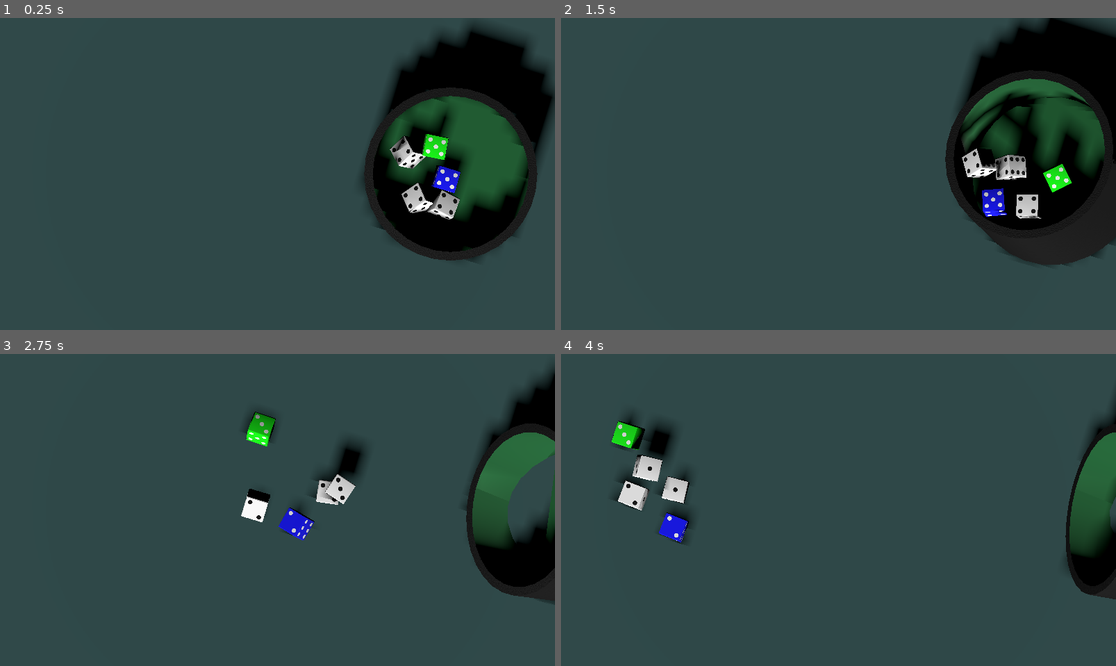
Above: before the commit, frames 1-4 (two rows, left to right).
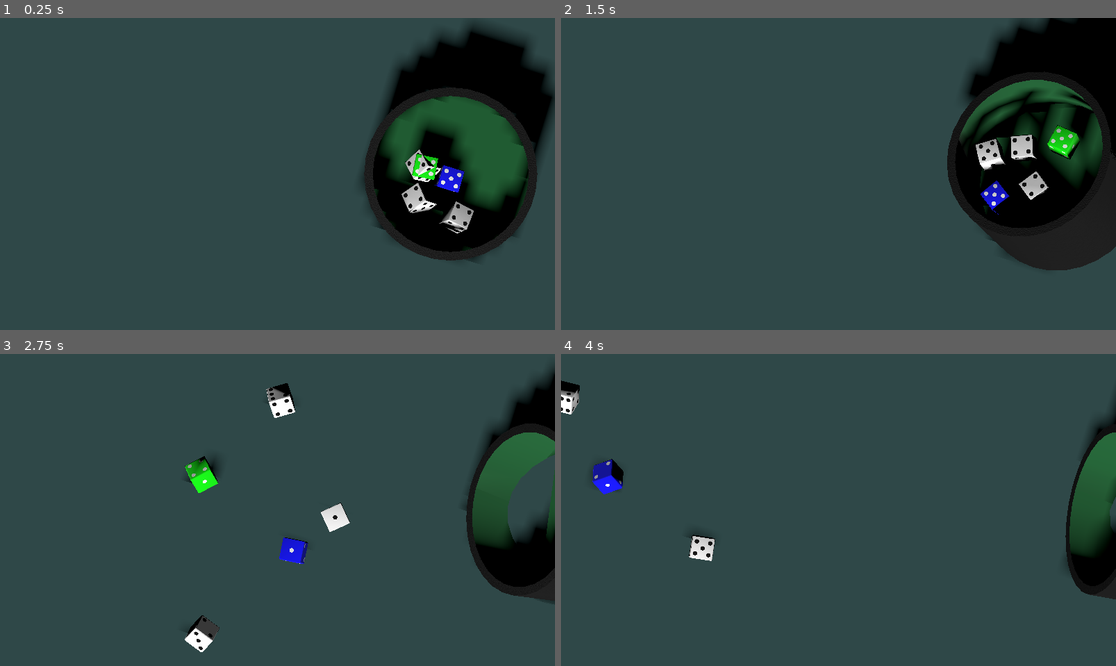
Above: after the commit, the same moments.

Repository: SangHyung-Jung/ColorDiceRollGame
Game: Godot game, scene res://placeholder.tscn
Two runs of this game, one before a commit and one after it. Both use one fixed random seed, a clock stepped at 60 frames per second and the inputs below.
Inputs (mouse positions are in pixels of both pictures, inside the frame that each line leads up to):
- Up to frame 1 (0.25 s): no input
- Up to frame 2 (1.5 s): tap Enter at 0.5 s; move the mouse to (960, 158) at 0.52 s; tap C at 0.6, 1.35 s; click (960, 158) at 0.67 s; tap Space at 1.25 s; move the mouse to (727, 189) at 1.27 s; click (727, 189) at 1.42 s
- Up to frame 3 (2.75 s): move the mouse to (333, 441) at 2.02 s; tap C at 2.1 s; click (333, 441) at 2.17 s
- Up to frame 4 (4 s): move the mouse to (810, 572) at 2.77 s; tap C at 2.85, 3.6 s; click (810, 572) at 2.92 s; move the mouse to (1005, 556) at 3.52 s; click (1005, 556) at 3.67 s

The runs differ from the first frame. In frame 1, 2.6% of the frame differs, in the area x 67-96%, y 26-70%; in frame 2, 6.2%, in the area x 69-100%, y 0-81%; in frame 3, 4.0%; in frame 4, 3.6%.

Commit message:
fix dice roll

Diff:
--- a/cup.tscn
+++ b/cup.tscn
@@ -77,18 +77,18 @@
 
 [node name="CollisionOuter" type="CSGCylinder3D" parent="PhysicsBody/CollisionMesh"]
 transform = Transform3D(1, 0, 0, 0, 1, 0, 0, 0, 1, 0, -2.5, 0)
-radius = 8.0
-height = 9.0
+radius = 7.0
+height = 7.0
 sides = 16
 
 [node name="CollisionInner" type="CSGCylinder3D" parent="PhysicsBody/CollisionMesh"]
+transform = Transform3D(1, 0, 0, 0, 1, 0, 0, 0, 1, 0, -0.5, 0)
 operation = 2
-radius = 4.5
+radius = 4.0
 height = 4.5
 sides = 16
 
 [node name="InsideArea" type="Area3D" parent="PhysicsBody"]
 
 [node name="CollisionShape3D" type="CollisionShape3D" parent="PhysicsBody/InsideArea"]
-transform = Transform3D(1, 0, 0, 0, 1, 0, 0, 0, 1, 0, 1.025, 0)
 shape = SubResource("CylinderShape3D_ponjl")
--- a/scripts/components/cup.gd
+++ b/scripts/components/cup.gd
@@ -20,9 +20,11 @@
 var shake_time := 0.0          # 흔들기 애니메이션 누적 시간
 
 # === 흔들기 애니메이션 파라미터 ===
-const SHAKE_SPEED := 18.0      # 흔들기 속도 (높을수록 빠름)
-const TILT_AMOUNT := 15.0      # 기울기 정도 (도 단위)
-const SHAKE_RADIUS := 1.0      # 원형 흔들기 반지름
+const SHAKE_SPEED := 18.0      # 흔들기 속도 (더 빠르게)
+const TILT_AMOUNT := 20.0      # 기울기 정도 (더 크게)
+const SHAKE_RADIUS := 1.0      # 원형 흔들기 반지름 (더 크게)
+const VERTICAL_SHAKE := 0.8    # 수직 흔들기 강도 (Y축 움직임)
+const DICE_SHAKE_FORCE := 3.0  # 흔들기 중 주사위에 가할 힘
 
 # 대각선 흔들기를 위한 이동 벡터
 # 우측 상단에서 좌측 하단으로 움직이는 3D 방향
@@ -55,10 +57,11 @@
 	# 설정된 흔들기 타입에 따라 다른 애니메이션 실행
 	match current_shake_type:
 		ShakeType.CIRCULAR:
-			# 원형 궤도 이동 계산
+			# 원형 궤도 이동 계산 (Y축 움직임 추가)
 			var offset_x = cos(shake_time) * SHAKE_RADIUS
 			var offset_z = sin(shake_time) * SHAKE_RADIUS
-			global_position = initial_position + Vector3(offset_x, 0, offset_z)
+			var offset_y = sin(shake_time * 2.3) * VERTICAL_SHAKE  # 수직 진동 추가
+			global_position = initial_position + Vector3(offset_x, offset_y, offset_z)
 
 			# 원형 움직임에 맞는 자연스러운 기울기 애니메이션
 			var tilt_x = sin(shake_time * 0.9) * TILT_AMOUNT
@@ -67,14 +70,20 @@
 			rotation_degrees.z = initial_rotation.z + tilt_z
 
 		ShakeType.DIAGONAL:
-			# 대각선 왕복 움직임 (역동적인 패턴)
+			# 대각선 왕복 움직임 (역동적인 패턴 + Y축 움직임)
 			var movement_factor = sin(shake_time)
-			global_position = initial_position + DIAGONAL_VECTOR * movement_factor
+			var vertical_factor = sin(shake_time * 1.7) * VERTICAL_SHAKE  # 다른 주기로 수직 움직임
+			var movement_vector = DIAGONAL_VECTOR * movement_factor + Vector3(0, vertical_factor, 0)
+			global_position = initial_position + movement_vector
 
 			# 대각선 움직임에 맞는 동적 기울기
 			var tilt = TILT_AMOUNT * movement_factor
 			rotation_degrees.z = initial_rotation.z + tilt
 			rotation_degrees.x = initial_rotation.x - tilt
+
+	# 흔들기 중 컵 내부 주사위들에 힘 적용
+	_apply_shake_forces_to_dice()
+
 
 
 ## 흔들기 시작 - 이미 흔들고 있다면 무시
@@ -134,3 +143,46 @@
 func reset() -> void:
 	global_position = initial_position
 	rotation_degrees = initial_rotation
+
+## 흔들기 중에 컵 내부 주사위들에 힘을 가해 더 활발하게 움직이게 함
+func _apply_shake_forces_to_dice() -> void:
+	# 컵 안에 있는 주사위들 찾기
+	var dice_in_cup = inside_area.get_overlapping_bodies()
+
+	# 매 프레임마다 적용하면 너무 강하므로 간헐적으로 적용
+	if int(shake_time * 10) % 3 == 0:  # 0.3초마다 적용
+		for body in dice_in_cup:
+			if body.has_method("apply_central_impulse"):
+				# 컵 움직임 방향에 따른 힘 계산
+				var shake_direction = Vector3.ZERO
+				match current_shake_type:
+					ShakeType.CIRCULAR:
+						shake_direction = Vector3(
+							-sin(shake_time) * DICE_SHAKE_FORCE,
+							cos(shake_time * 2.3) * DICE_SHAKE_FORCE * 0.5,
+							cos(shake_time) * DICE_SHAKE_FORCE
+						)
+					ShakeType.DIAGONAL:
+						var factor = cos(shake_time)
+						shake_direction = Vector3(
+							DIAGONAL_VECTOR.x * factor * DICE_SHAKE_FORCE,
+							sin(shake_time * 1.7) * DICE_SHAKE_FORCE * 0.6,
+							DIAGONAL_VECTOR.z * factor * DICE_SHAKE_FORCE
+						)
+
+				# 랜덤 요소 추가로 더 자연스러운 움직임
+				shake_direction += Vector3(
+					randf_range(-2, 2),
+					randf_range(-1, 3),
+					randf_range(-2, 2)
+				)
+
+				body.apply_central_impulse(shake_direction)
+
+				# 회전력도 추가
+				if body.has_method("apply_torque_impulse"):
+					body.apply_torque_impulse(Vector3(
+						randf_range(-5, 5),
+						randf_range(-3, 3),
+						randf_range(-5, 5)
+					))
--- a/scripts/components/dice_spawner.gd
+++ b/scripts/components/dice_spawner.gd
@@ -70,6 +70,14 @@
 		dice.add_to_group('dice')  # 주사위 그룹에 추가 (선택용)
 		dice.freeze = false  # 물리 활성화
 		dice.linear_velocity.y = GameConstants.DICE_SPAWN_VELOCITY  # 초기 하향 속도
+
+		# 컵 내부에서도 약간의 회전력 적용 (자연스러운 움직임)
+		dice.apply_torque_impulse(Vector3(
+			randf_range(GameConstants.DICE_TORQUE_RANGE.x * 0.3, GameConstants.DICE_TORQUE_RANGE.y * 0.3),
+			randf_range(GameConstants.DICE_TORQUE_RANGE.x * 0.3, GameConstants.DICE_TORQUE_RANGE.y * 0.3),
+			randf_range(GameConstants.DICE_TORQUE_RANGE.x * 0.3, GameConstants.DICE_TORQUE_RANGE.y * 0.3)
+		))
+
 		dice_nodes.append(dice)
 
 		print("주사위 ", i, " 생성 완료. dice_nodes 크기: ", dice_nodes.size())
@@ -131,11 +139,20 @@
 
 func apply_dice_impulse() -> void:
 	for dice in dice_nodes:
+		# 더 강한 중앙 힘 적용 (X, Y, Z축 모두)
 		dice.apply_central_impulse(Vector3(
 			randf_range(GameConstants.DICE_IMPULSE_RANGE.x, GameConstants.DICE_IMPULSE_RANGE.y),
 			randf_range(GameConstants.DICE_IMPULSE_Y_RANGE.x, GameConstants.DICE_IMPULSE_Y_RANGE.y),
-			0
-		))
+			randf_range(GameConstants.DICE_IMPULSE_Z_RANGE.x, GameConstants.DICE_IMPULSE_Z_RANGE.y)
+		))
+
+		# 회전력 추가로 더 많이 굴리게 함
+		dice.apply_torque_impulse(Vector3(
+			randf_range(GameConstants.DICE_TORQUE_RANGE.x, GameConstants.DICE_TORQUE_RANGE.y),
+			randf_range(GameConstants.DICE_TORQUE_RANGE.x, GameConstants.DICE_TORQUE_RANGE.y),
+			randf_range(GameConstants.DICE_TORQUE_RANGE.x, GameConstants.DICE_TORQUE_RANGE.y)
+		))
+
 		dice.rolling = true
 
 func display_dice_results(roll_results: Dictionary) -> void:
@@ -198,7 +215,7 @@
 		var theta: float = randf() * TAU
 		var margin: float = 0.30
 		var rr: float = max(0.0, r - margin) * sqrt(randf())
-		var yy: float = -h * 0.5 + h * 0.70  # 내부 높이 70% 지점
+		var yy: float = -h * 0.5 + h * 0.3  # 내부 높이 70% 지점
 		var local := Vector3(rr * cos(theta), yy, rr * sin(theta))
 
 		print("  로컬 계산: theta=", theta, ", rr=", rr, ", yy=", yy)
@@ -210,16 +227,16 @@
 		print("  새 위치: ", d.global_position)
 		print("  컵 기준 상대 위치: ", d.global_position - cup_ref.global_position)
 
-		# 초기 물리 자극 (약하게)
+		# 리셋 시에도 회전력 적용 (컵 내부에서 자연스러운 움직임)
 		d.apply_torque_impulse(Vector3(
-			randf_range(-0.6, 0.6),
-			randf_range(-0.2, 0.2),
-			randf_range(-0.6, 0.6)
+			randf_range(GameConstants.DICE_TORQUE_RANGE.x * 0.4, GameConstants.DICE_TORQUE_RANGE.y * 0.4),
+			randf_range(GameConstants.DICE_TORQUE_RANGE.x * 0.2, GameConstants.DICE_TORQUE_RANGE.y * 0.2),
+			randf_range(GameConstants.DICE_TORQUE_RANGE.x * 0.4, GameConstants.DICE_TORQUE_RANGE.y * 0.4)
 		))
 		d.apply_central_impulse(Vector3(
-			randf_range(-0.2, 0.2),
+			randf_range(-0.3, 0.3),
 			0.0,
-			randf_range(-0.2, 0.2)
+			randf_range(-0.3, 0.3)
 		))
 
 	print("=== 주사위 리셋 완료 ===")
--- a/scripts/utils/constants.gd
+++ b/scripts/utils/constants.gd
@@ -28,12 +28,12 @@
 const KEEP_COLS := 5  # 한 줄에 배치할 최대 주사위 개수
 
 # === 카메라 시스템 설정 ===
-const CAMERA_HEIGHT := 20.0  # 카메라 높이 (Y축)
+const CAMERA_HEIGHT := 30.0  # 카메라 높이 (Y축)
 const CAMERA_SIZE := 18.0  # 직교투영 시 줌 레벨 (작을수록 확대)
 const CAMERA_ROTATION := Vector3(-90, 0, 0)  # 탑뷰를 위한 카메라 회전각
 
 # === 3D 환경 설정 ===
-const FLOOR_SIZE := Vector3(50, 1, 50)  # 바닥 크기 (가로, 높이, 세로)
+const FLOOR_SIZE := Vector3(50, 0, 50)  # 바닥 크기 (가로, 높이, 세로)
 const FLOOR_COLOR := Color.DARK_SLATE_GRAY  # 바닥 색상
 
 # === 주사위 컵 설정 ===
@@ -42,8 +42,10 @@
 const CUP_SPAWN_RADIUS := 2.5  # 컵 내부 주사위 생성 반경
 
 # === 주사위 물리 시뮬레이션 ===
-const DICE_IMPULSE_RANGE := Vector2(-25, -20)  # 주사위 쏟을 때 X축 힘의 범위
-const DICE_IMPULSE_Y_RANGE := Vector2(3, 6)  # 주사위 쏟을 때 Y축 힘의 범위
+const DICE_IMPULSE_RANGE := Vector2(-35, -25)  # 주사위 쏟을 때 X축 힘의 범위 (더 강하게)
+const DICE_IMPULSE_Y_RANGE := Vector2(8, 12)  # 주사위 쏟을 때 Y축 힘의 범위 (더 높이)
+const DICE_IMPULSE_Z_RANGE := Vector2(-15, 15)  # 주사위 쏟을 때 Z축 힘의 범위 (추가)
+const DICE_TORQUE_RANGE := Vector2(-20, 20)  # 주사위 회전력 범위 (추가)
 const DICE_SPAWN_VELOCITY := -1.0  # 생성 시 초기 하향 속도
 
 # === 애니메이션 타이밍 ===
